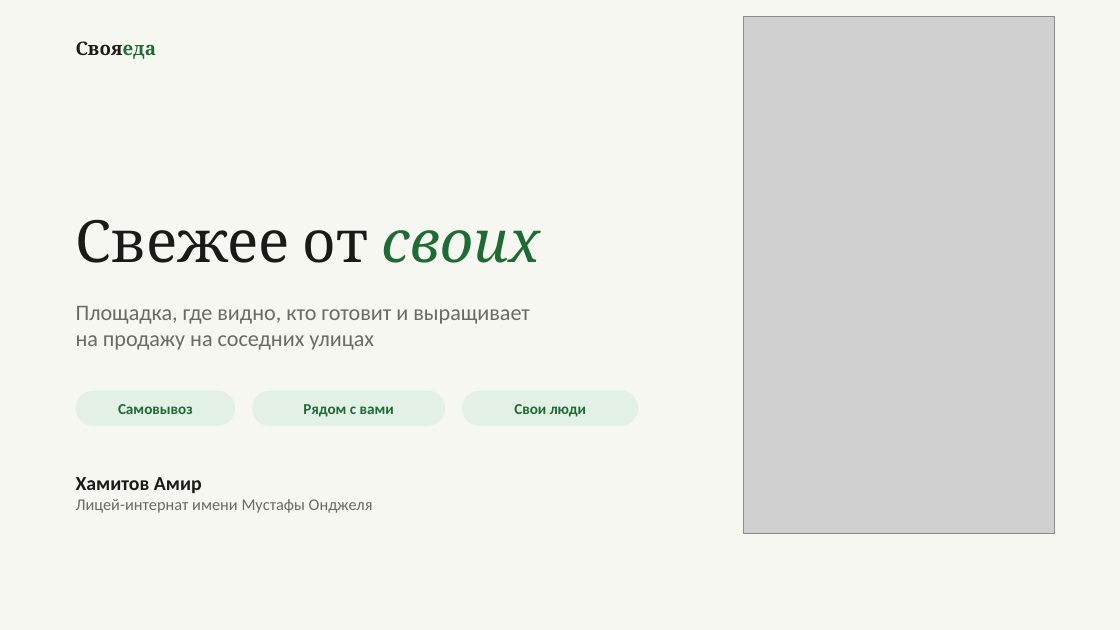
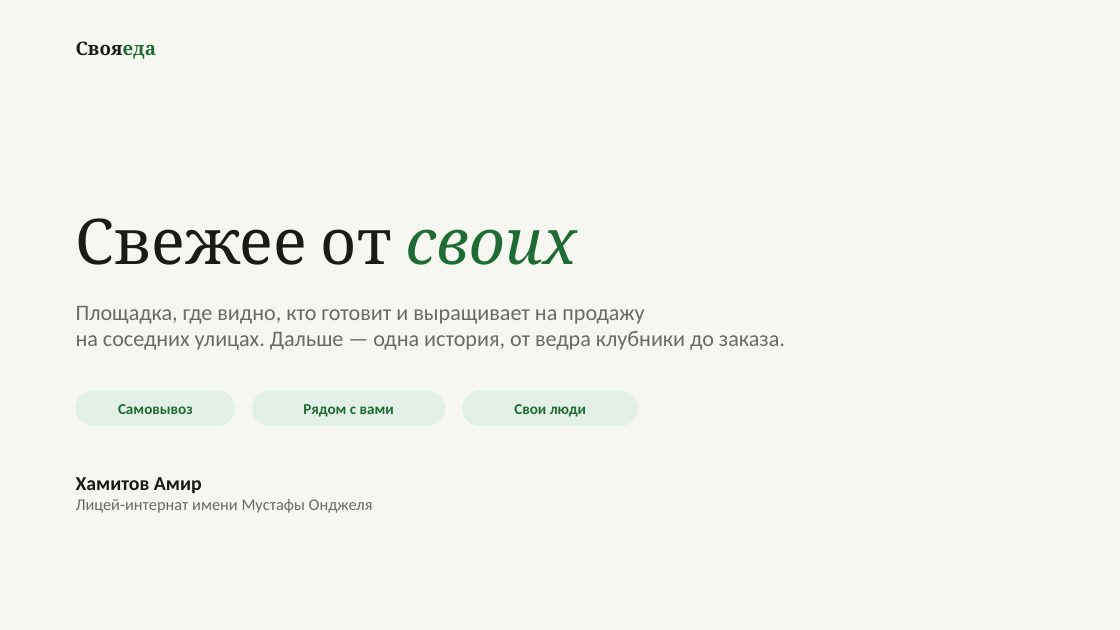
Before and after one commit to amirfazulen-byte/project, a slide deck: slide 1 of deck/СвояЕда.pptx. Drawn at 1120x630 pixels with LibreOffice and Linux fonts; fonts in the diff are those of the drawing; grey boxes stand for pictures. Boxes give left, top, right and bottom in pixels: in the first picture for what was removed or moved away, otherwise in the second. Text is boxed around its words. In the diff, an @@ line names an element or a change of style, - is before the commit and + after.

```diff
--- a/deck/СвояЕда.pptx
+++ b/deck/СвояЕда.pptx
@@ picture removed at (744,17,1054,534) @@
@@ text "Свежее от своих" at (76,218,577,265): size 50 to 54 pt @@
@@ text at (76,306,785,350): text changed @@
-Площадка, где видно, кто готовит и выращивает
-на продажу на соседних улицах
+Площадка, где видно, кто готовит и выращивает на продажу
+на соседних улицах. Дальше — одна история, от ведра клубники до заказа.
```
Also in this commit, not shown: 1 other slide changed, 5 other files.
